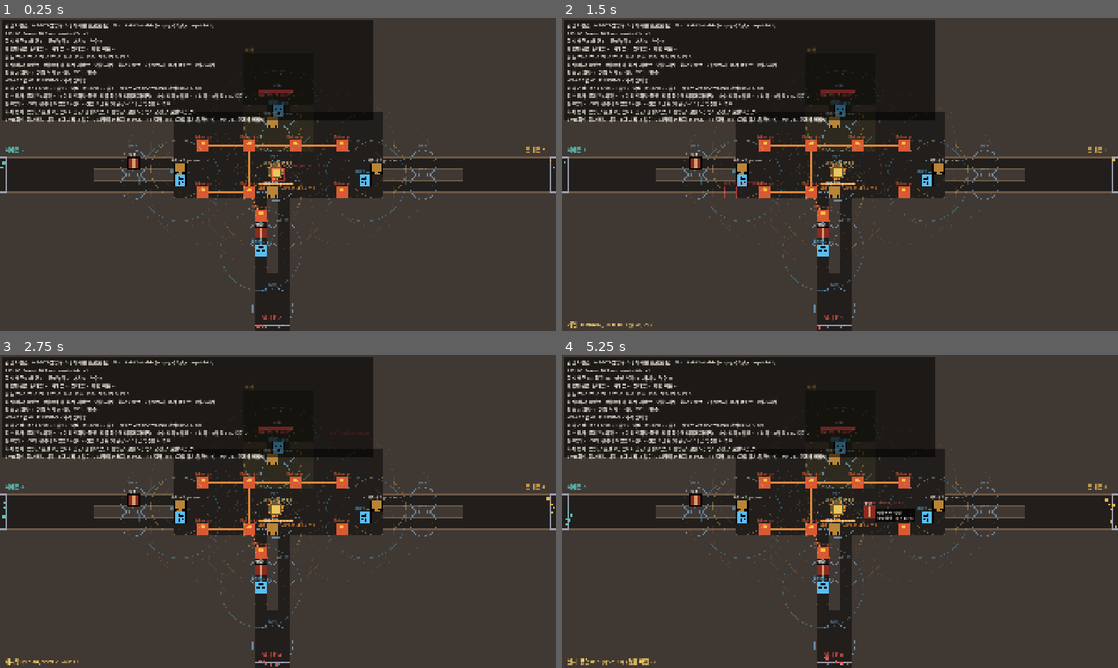
Above: before the commit, frames 1-4 (two rows, left to right).
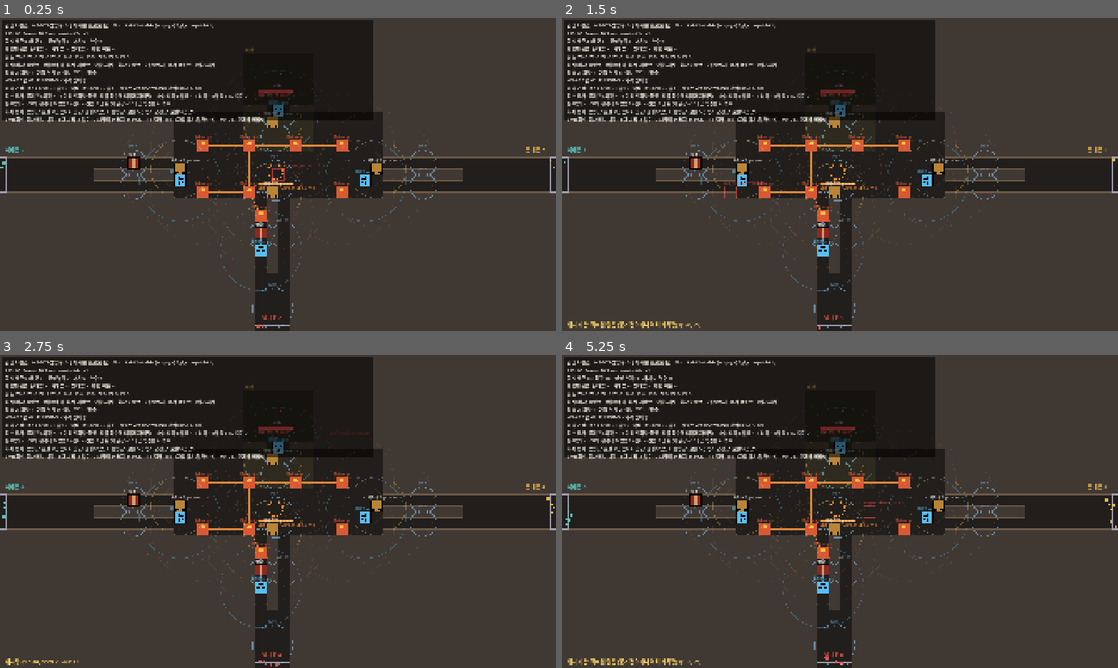
Above: after the commit, the same moments.

Repository: darkrunar/hanyang-defense
Game: Godot game, scene res://game/scenes/main.tscn
Same seed, same stepped clock (60 frames per second), same inputs: the game is played once before the commit and once after it.
Inputs (mouse positions are in pixels of both pictures, inside the frame that each line leads up to):
- Up to frame 1 (0.25 s): no input
- Up to frame 2 (1.5 s): tap Enter at 0.5 s; move the mouse to (962, 158) at 0.52 s; tap R at 0.6, 1.35 s; click (962, 158) at 0.67 s; move the mouse to (728, 190) at 1.27 s; click (728, 190) at 1.42 s
- Up to frame 3 (2.75 s): move the mouse to (333, 442) at 2.02 s; tap 1 at 2.1 s; click (333, 442) at 2.17 s; tap R at 2.3 s
- Up to frame 4 (5.25 s): move the mouse to (812, 574) at 2.77 s; tap 2 at 2.85 s; click (812, 574) at 2.92 s; tap R at 3.05, 3.8, 4.55 s; move the mouse to (1006, 558) at 3.52 s; tap 3 at 3.6 s; click (1006, 558) at 3.67 s; move the mouse to (673, 464) at 4.27 s; tap 4 at 4.35 s; click (673, 464) at 4.42 s; move the mouse to (867, 511) at 5.02 s; tap T at 5.1 s; click (867, 511) at 5.17 s

The runs differ from the first frame. In frame 1, 0.1% of the frame differs, in the area x 47-53%, y 45-52%; in frame 2, 0.4%; in frame 3, 0.1%; in frame 4, 0.6%, in the area x 1-64%, y 9-100%.

Commit message:
fix(wp-003): scripted scenarios reapply every mode key; held click follows run mode; quit-after on run end; no stale goal marker
Codex review on PR #4 (commit 2322a62):

- main.gd _apply_mode_preset(): every mode-selecting key (targeting_mode,
  fixture, zone_set, arrival_mode, run_mode, district_rules, stronghold HP,
  arrival_damage, wave_gap, core invulnerability) is reapplied from the
  scenario's own preset - for_wp001() for move/combat/ac0*, Config.new()
  (WP-002 sandbox) for network_*/wp002_a, for_wp003() for collapse_*/wp003_f2.
  The legacy scenarios had silently inherited run_mode="waves", after_fire
  arrivals, districts and the 10-zone set from the WP-003 default.
- Held-click retry dispatches by run_mode like the initial press, so a refused
  recovery click can never fall through to free jangseung construction.
- --quit-after also fires once a waves run has ended (sim_time freezes after
  WON/LOST, so waiting on it would hang).
- TerrainLayer.show_goal_marker: the static "핵심 시설 (목표)" marker is off in
  waves mode; the overlay draws both objectives with their live state.

Co-Authored-By: Claude Fable 5.1 <noreply@anthropic.com>

Diff:
--- a/game/scenes/main.gd
+++ b/game/scenes/main.gd
@@ -98,6 +98,22 @@
 
 
 var _explicit_sets: Dictionary = {}
+
+## Every key that selects a game mode. A scripted scenario must reapply ALL of
+## them from its own preset (Codex review on PR #4: the legacy WP-001/002
+## scenarios had inherited run_mode="waves" & co. from the WP-003 default).
+const MODE_KEYS: Array[String] = [
+    "targeting_mode", "fixture", "zone_set", "arrival_mode", "run_mode", "district_rules",
+    "outer_hp", "core_hp", "arrival_damage", "wave_gap_seconds", "benchmark_core_invulnerable",
+]
+
+
+## Copy the mode keys from `src` into the live config, except keys the user
+## pinned explicitly with --set.
+func _apply_mode_preset(src: Config) -> void:
+    for k: String in MODE_KEYS:
+        if not _explicit_sets.has(k):
+            config.values[k] = src.values[k]
 
 
 func _parse_args() -> void:
@@ -146,6 +162,7 @@
     add_child(_terrain)
     _terrain.setup(battle.grid, battle.grid.index_center(battle.path.goal_index),
         config.get_num("goal_radius"))
+    _sync_terrain_marker()
 
     _enemies = MultiMeshInstance2D.new()
     _enemies.name = "Enemies"
@@ -191,6 +208,15 @@
     _hud_layer.add_child(_notice)
 
 
+## The static terrain goal marker belongs to the sandbox modes only; in the
+## WP-003 run the overlay draws both objectives with their live state.
+func _sync_terrain_marker() -> void:
+    var show: bool = battle.run_mode != "waves"
+    if _terrain.show_goal_marker != show:
+        _terrain.show_goal_marker = show
+        _terrain.queue_redraw()
+
+
 func _apply_run_mode() -> void:
     var title: String = "Hanyang Defense WP-002"
     if _perf != null:
@@ -202,23 +228,17 @@
             # WP-003 D-027 transition benchmark: fixture C + 10 zones, waves OFF,
             # 1000 held by top-up, outer HP 1e6 until the scripted trigger,
             # core invulnerable (attempts counted). All of it goes into the manifest.
-            # Only the WP-003 mode keys: the benchmark flags set above and the
-            # per-scenario combat switch must survive (an earlier version copied
-            # the whole preset and silently turned the load top-up off).
-            var wp3: Config = Config.for_wp003()
-            for k: String in ["targeting_mode", "fixture", "zone_set", "arrival_mode", "run_mode", "district_rules"]:
-                if not _explicit_sets.has(k):
-                    config.values[k] = wp3.values[k]
+            # Only the mode keys come from the preset: the benchmark flags set
+            # above and the per-scenario combat switch must survive.
+            _apply_mode_preset(Config.for_wp003())
             config.values["outer_hp"] = 1000000.0
             config.values["benchmark_core_invulnerable"] = true
         elif _perf.scenario.begins_with("network"):
-            # WP-002 fixture B: 4 hwacha + 8 bongsu + 4 sensors, local+shared targeting.
-            config.values["targeting_mode"] = "wp002"
-            config.values["fixture"] = "b"
+            # WP-002 sandbox: fixture B, local+shared targeting, immediate arrivals, no strongholds.
+            _apply_mode_preset(Config.new())
         else:
-            # WP-001 fixtures: global targeting + the four original hwachas.
-            config.values["targeting_mode"] = "wp001"
-            config.values["fixture"] = "wp001"
+            # WP-001 sandbox: global targeting + the four original hwachas.
+            _apply_mode_preset(Config.for_wp001())
         battle.reset()
         if _perf.scenario.begins_with("collapse"):
             battle.waves.enabled = false   # finite waves off: the load is the benchmark top-up
@@ -235,9 +255,11 @@
         ])
     elif _capture_name != "":
         if _capture_name.begins_with("ac0"):
-            # WP-001 evidence scenarios keep the approved configuration.
-            config.values["targeting_mode"] = "wp001"
-            config.values["fixture"] = "wp001"
+            # WP-001 evidence scenarios keep the approved configuration (all mode keys).
+            _apply_mode_preset(Config.for_wp001())
+            battle.reset()
+        elif _capture_name.begins_with("wp002"):
+            _apply_mode_preset(Config.new())
             battle.reset()
         DisplayServer.window_set_size(Vector2i(1920, 1080))
         DisplayServer.window_set_position(Vector2i(0, 0))
@@ -246,6 +268,7 @@
         _setup_capture_steps()
         title += " [capture:%s]" % _capture_name
     DisplayServer.window_set_title(title)
+    _sync_terrain_marker()
 
 
 # ================================================================== loop ===
@@ -262,12 +285,20 @@
             if _capture_busy:
                 break
     if _mouse_down:
-        _try_place_at_cursor()
+        # Held-click retry dispatches by mode exactly like the initial press
+        # (Codex review on PR #4: a refused recovery click must never fall
+        # through to free construction in the WP-003 run).
+        if battle.run_mode == "waves":
+            _try_recovery_at_cursor()
+        else:
+            _try_place_at_cursor()
     if _notice_timer > 0.0:
         _notice_timer -= delta
         if _notice_timer <= 0.0:
             _notice.text = ""
-    if _quit_after >= 0.0 and battle.sim_time >= _quit_after:
+    # --quit-after: by simulated time, or as soon as a waves run has ended
+    # (sim_time freezes after WON/LOST, so waiting for it would hang).
+    if _quit_after >= 0.0 and (battle.sim_time >= _quit_after or battle.run.ended()):
         get_tree().quit()
 
 
@@ -419,6 +450,7 @@
                     battle.reset()
                     _recent_shots.clear()
                     _say("초기화 (seed %d)" % config.get_int("seed"))
+                _sync_terrain_marker()
             KEY_H:
                 _show_hud = not _show_hud
                 _hud_layer.visible = _show_hud
@@ -1042,9 +1074,7 @@
             # 20 s through real arrival damage, recovery at collapse + 5 s to B,
             # then play to the end. Times are absolute: the collapse follows the
             # trigger on the next tick (deterministic, see test_collapse_retreat).
-            var wp3: Config = Config.for_wp003()
-            for k: Variant in wp3.values:
-                config.values[k] = wp3.values[k]
+            _apply_mode_preset(Config.for_wp003())
             battle.reset()
             _sim_speed = 6
             _capture_steps = [
--- a/game/scenes/terrain_layer.gd
+++ b/game/scenes/terrain_layer.gd
@@ -17,6 +17,10 @@
 var _open_rects: Array[Rect2] = []
 var _goal_center: Vector2 = Vector2.ZERO
 var _goal_radius: float = 26.0
+## WP-001/002 draw the single static goal here. WP-003 has two objectives whose
+## state changes (outer -> core), drawn by the overlay instead; the main scene
+## turns this off in waves mode so the labels never overlap or go stale.
+var show_goal_marker: bool = true
 var _gates: Array[Rect2] = []
 var _font: Font = null
 
@@ -52,6 +56,8 @@
         draw_rect(r, COLOR_EDGE, false, 1.0)
     for g: Rect2 in _gates:
         draw_rect(g, COLOR_GATE, false, 2.0)
+    if not show_goal_marker:
+        return
     draw_circle(_goal_center, _goal_radius, COLOR_GOAL_RING)
     draw_rect(Rect2(_goal_center - Vector2(14.0, 14.0), Vector2(28.0, 28.0)), COLOR_GOAL, true)
     draw_rect(Rect2(_goal_center - Vector2(14.0, 14.0), Vector2(28.0, 28.0)), Color.BLACK, false, 2.0)
